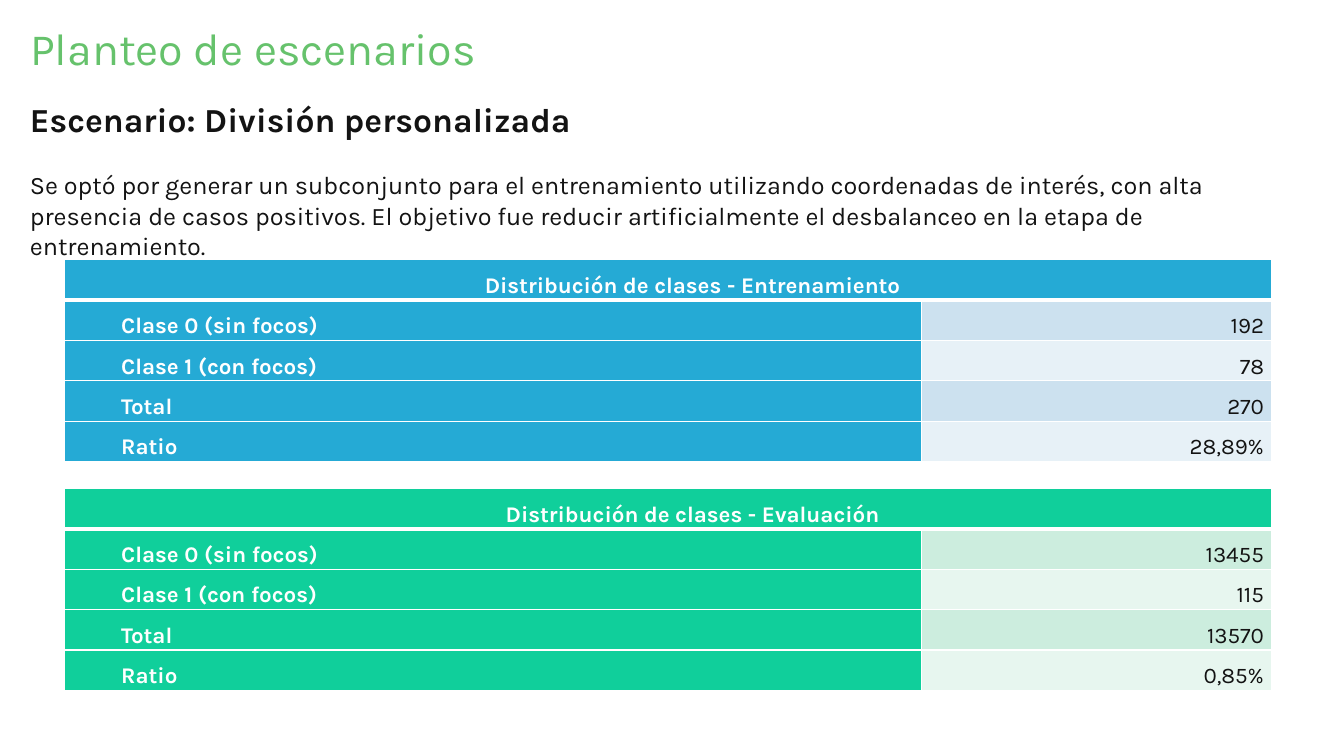
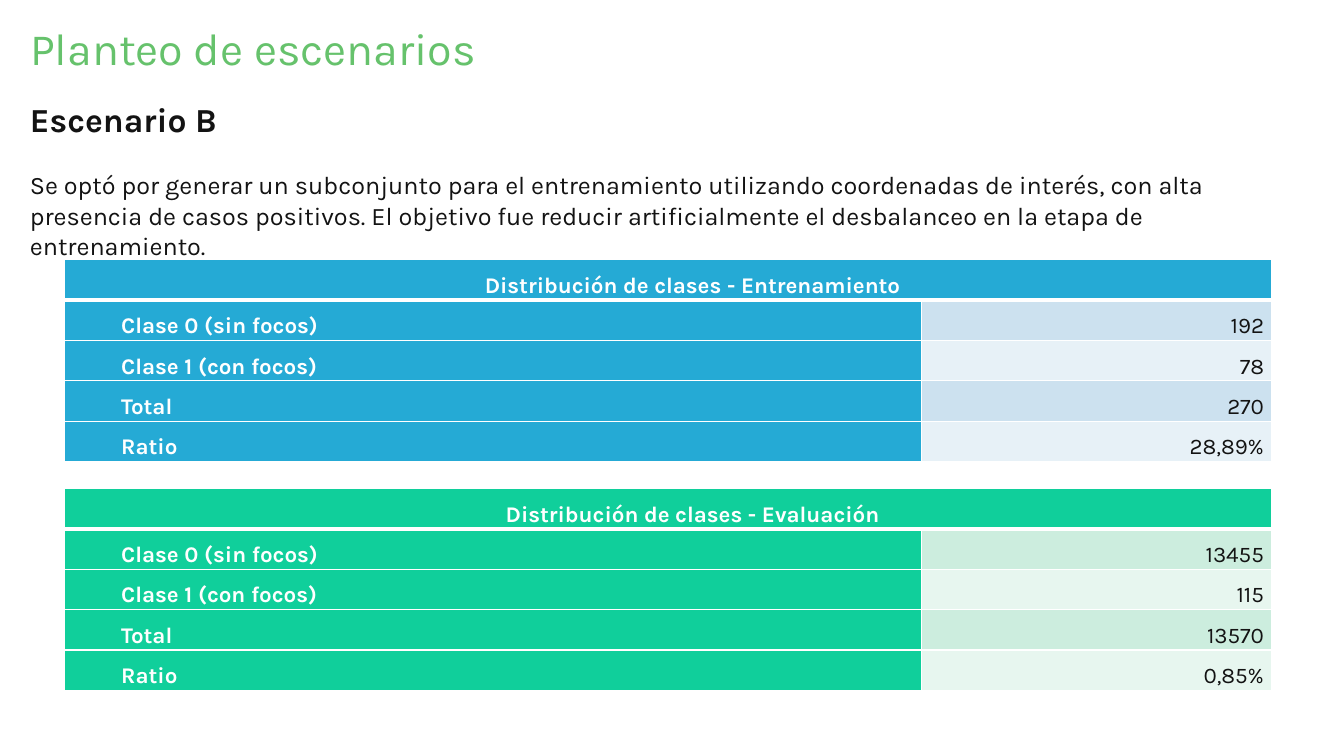
Before and after one commit to HunterCitto/199---Seminario-Final, a slide deck: slide 25 of docs/Entregas/Presentación/Incendios forestales de la Patagonia Andina - Pública.pptx. Drawn at 1344x756 pixels with LibreOffice and Linux fonts; fonts in the diff are those of the drawing. Boxes give left, top, right and bottom in pixels: in the first picture for what was removed or moved away, otherwise in the second. Text is boxed around its words. In the diff, an @@ line names an element or a change of style, - is before the commit and + after.

```diff
--- a/docs/Entregas/Presentación/Incendios forestales de la Patagonia Andina - Pública.pptx
+++ b/docs/Entregas/Presentación/Incendios forestales de la Patagonia Andina - Pública.pptx
@@ text at box(30, 108, 217, 133): text changed @@
-Escenario: División personalizada
+Escenario B
```
Also in this commit, not shown: 17 other slides changed, 1 slide removed, 4 other files.
